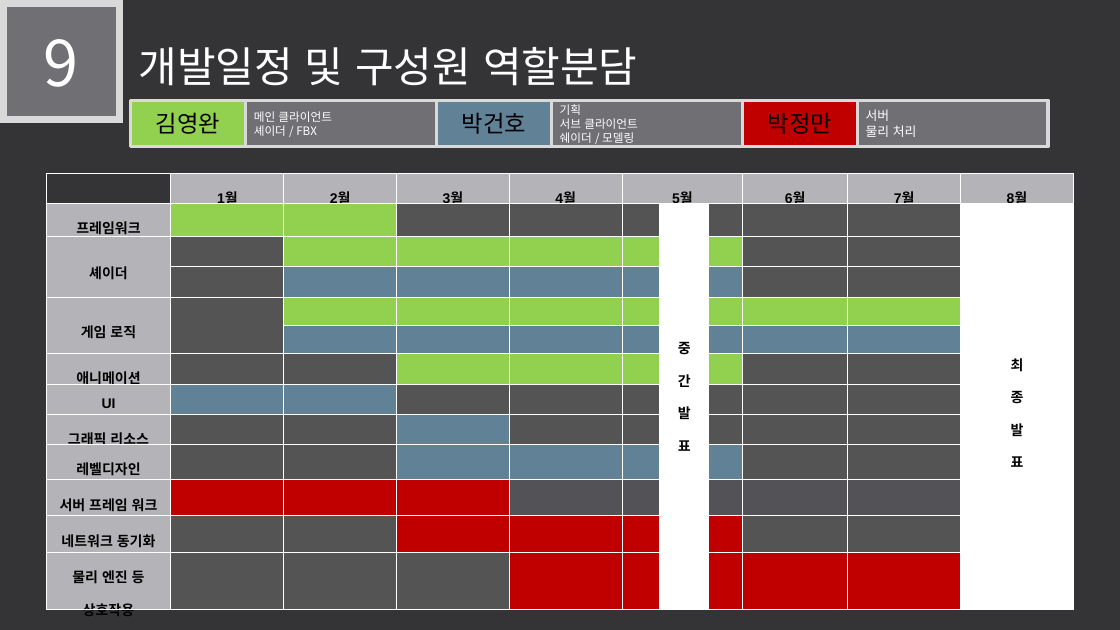
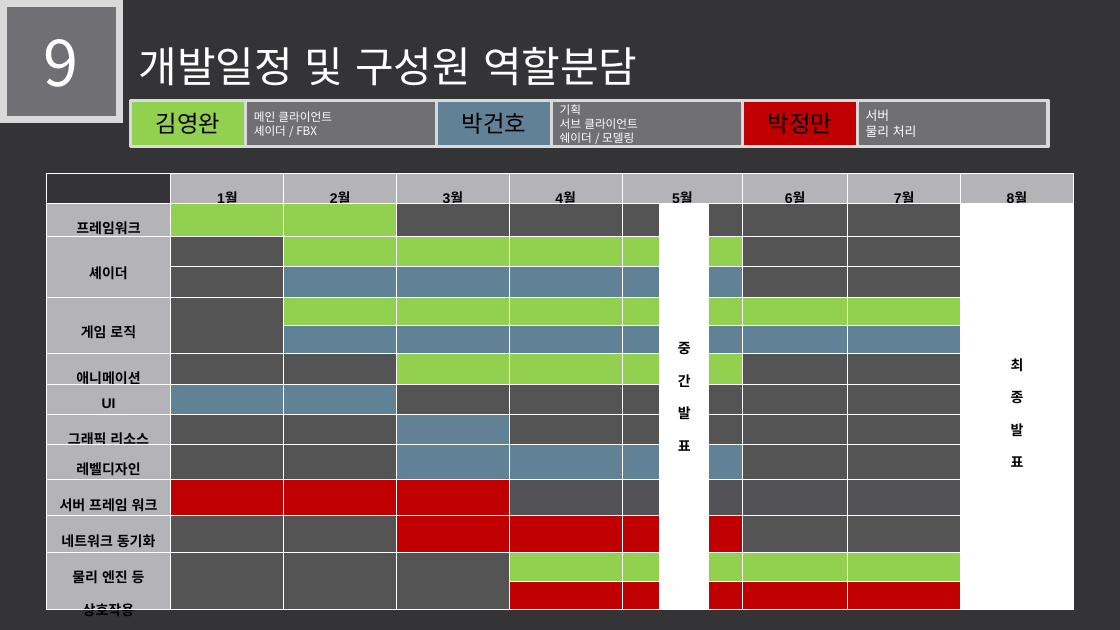
Before and after one commit to LEGO0937/Our_Project, a slide deck: slide 15 of 기획단계/졸작 제안서_α.pptx. Drawn at 1120x630 pixels with LibreOffice and Linux fonts; fonts in the diff are those of the drawing. Boxes give left, top, right and bottom in pixels: in the first picture for what was removed or moved away, otherwise in the second. Text is boxed around its words. In the diff, an @@ line names an element or a change of style, - is before the commit and + after.

Commit message:
제안서 물리쪽 수정
영완추가

```diff
--- a/기획단계/졸작 제안서_α.pptx
+++ b/기획단계/졸작 제안서_α.pptx
@@ table at box(46, 174, 1073, 620) @@
+row 14:  |  |  |  |  |  |  |  |  |  | 
```
